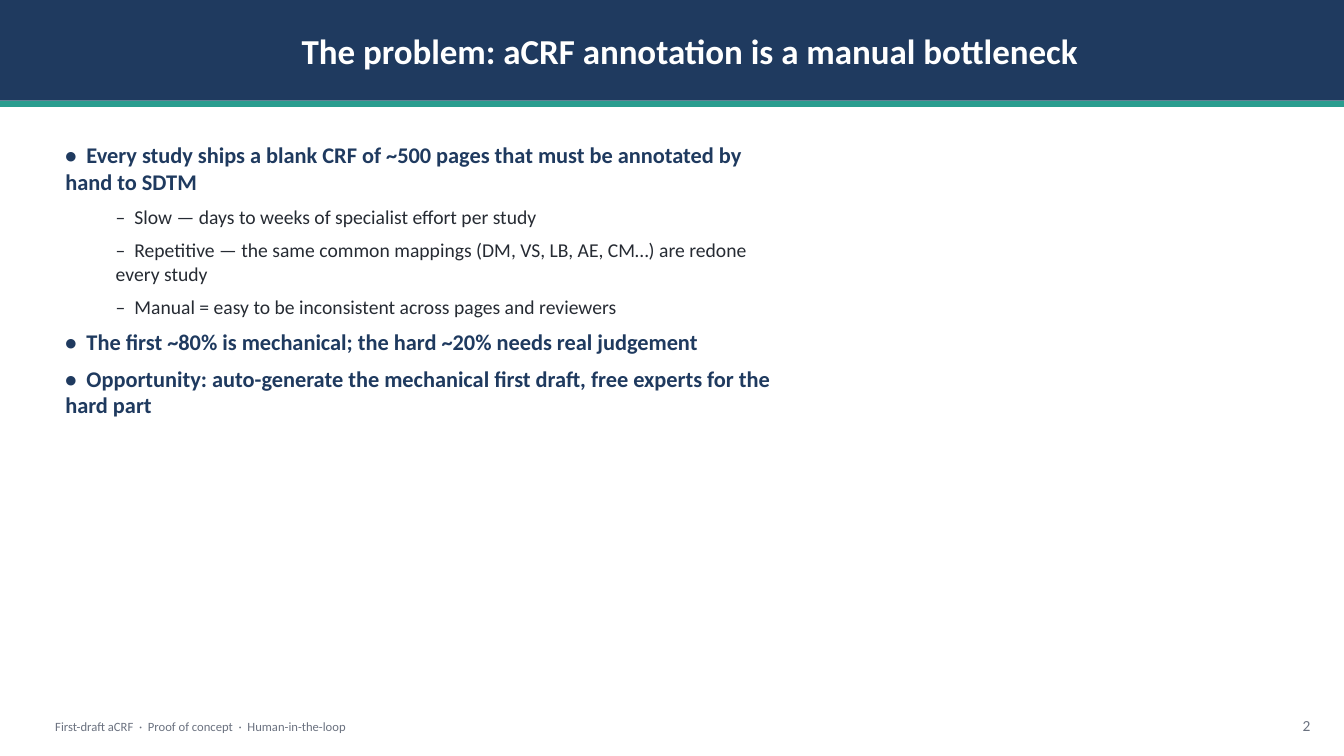
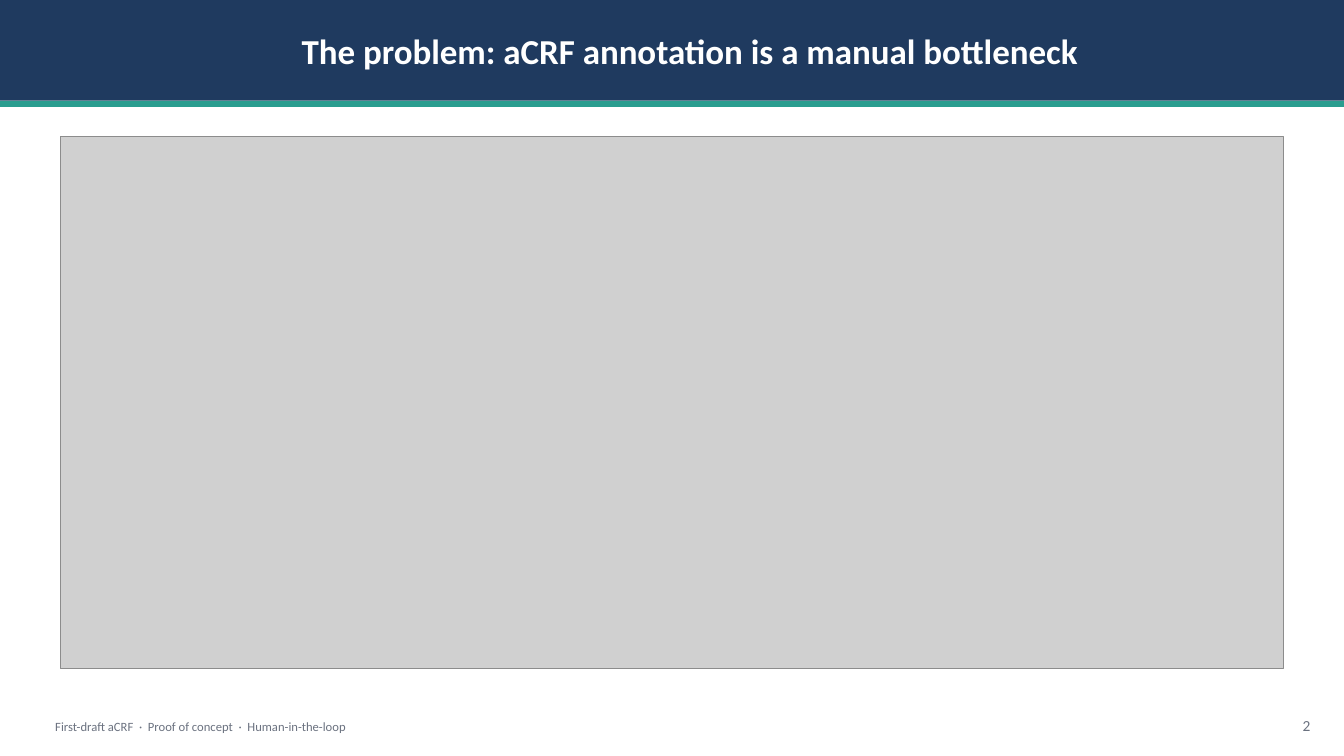
Before and after one commit to clonefutura10/design-repo, a slide deck: slide 2 of DEMO_new.pptx. Drawn at 1344x756 pixels with LibreOffice and Linux fonts; fonts in the diff are those of the drawing; grey boxes stand for pictures. Boxes give left, top, right and bottom in pixels: in the first picture for what was removed or moved away, otherwise in the second. Text is boxed around its words. In the diff, an @@ line names an element or a change of style, - is before the commit and + after.

```diff
--- a/DEMO_new.pptx
+++ b/DEMO_new.pptx
@@ picture added at (60, 136, 1284, 668) @@
@@ text removed at (65, 147, 770, 417) @@
-• Every study ships a blank CRF of ~500 pages that must be annotated by hand to SDTM
-  – Slow — days to weeks of specialist effort per study
-  – Repetitive — the same common mappings (DM, VS, LB, AE, CM…) are redone every study
-  – Manual = easy to be inconsistent across pages and reviewers
-• The first ~80% is mechanical; the hard ~20% needs real judgement
-• Opportunity: auto-generate the mechanical first draft, free experts for the hard part
```
Also in this commit, not shown: 9 other slides changed.
